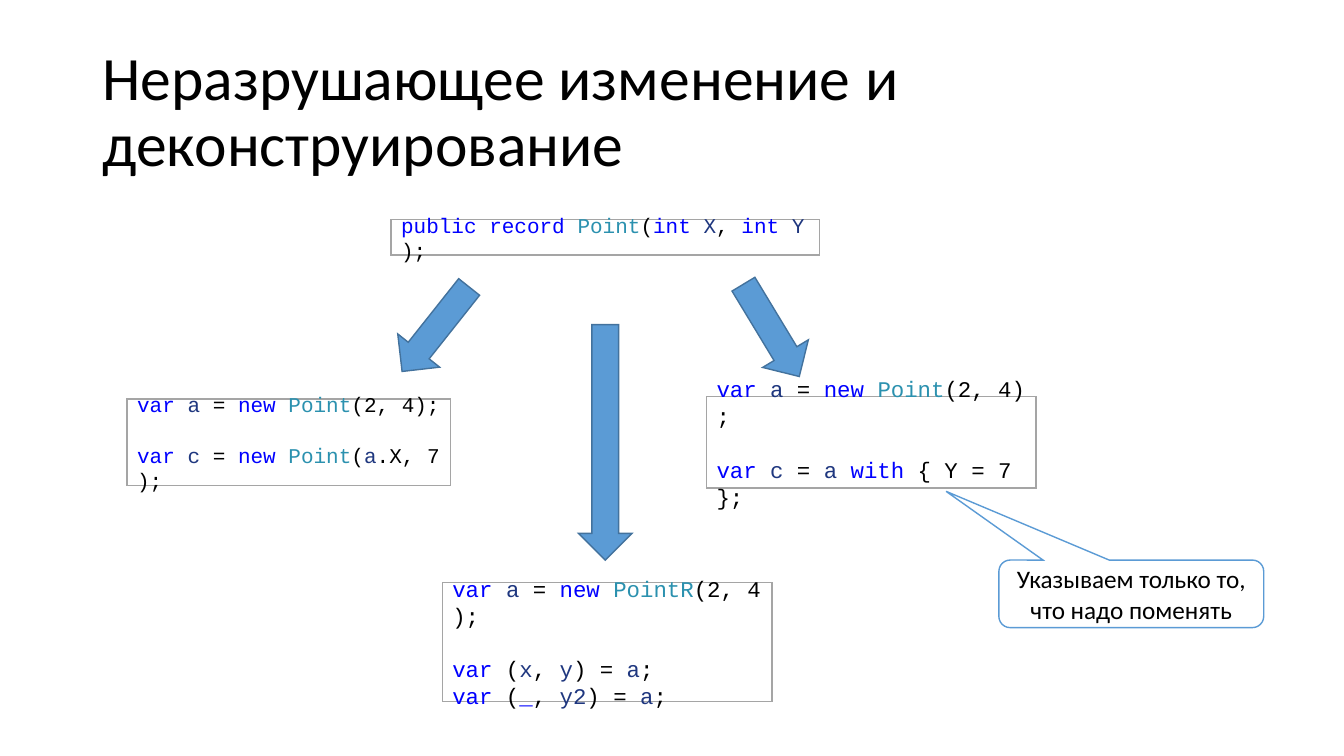
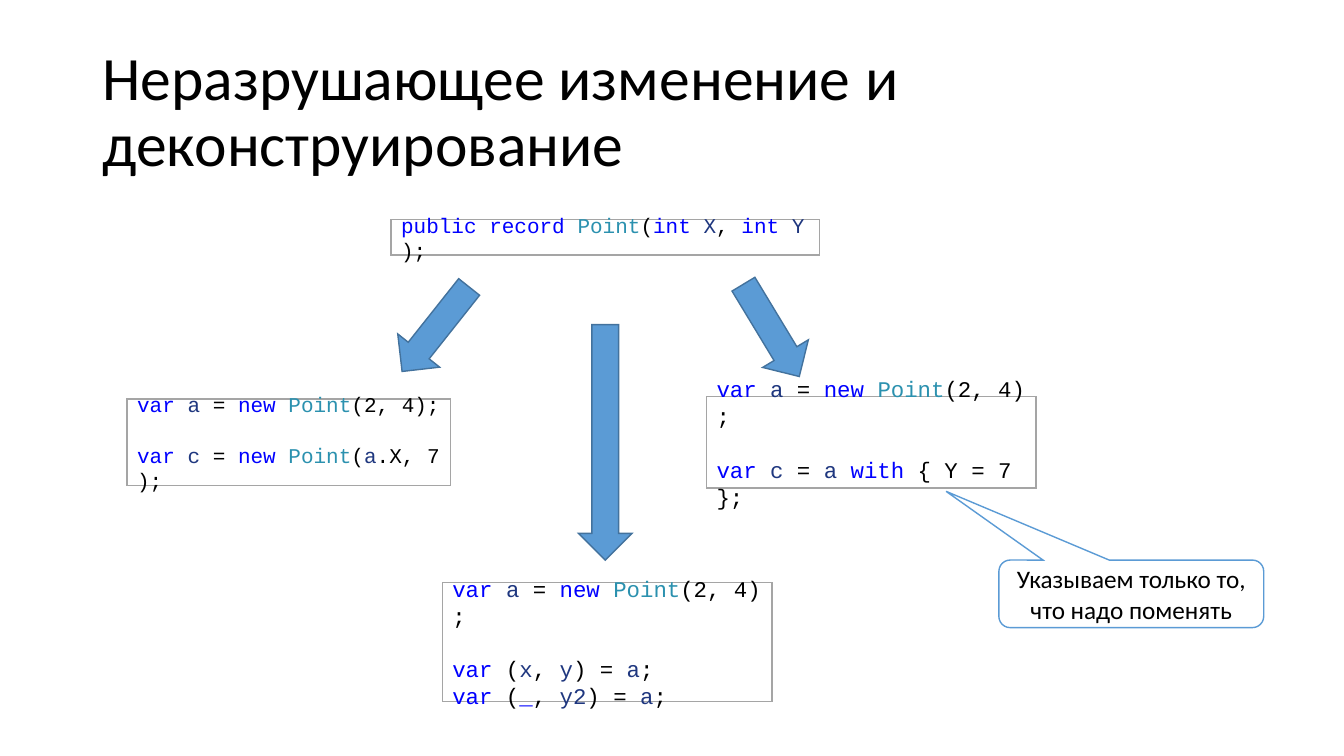
Before and after one commit to MihailRomanov/net_core_course, a slide deck: slide 19 of Modules/03. Type construction and Advanced C#/05. Tuples, records and anonymous types.pptx. Drawn at 1344x756 pixels with LibreOffice and Linux fonts; fonts in the diff are those of the drawing. Boxes give left, top, right and bottom in pixels: in the first picture for what was removed or moved away, otherwise in the second. Text is boxed around its words. In the diff, an @@ line names an element or a change of style, - is before the commit and + after.

Commit message:
Update lectures

```diff
--- a/Modules/03. Type construction and Advanced C#/05. Tuples, records and anonymous types.pptx
+++ b/Modules/03. Type construction and Advanced C#/05. Tuples, records and anonymous types.pptx
@@ text in rectangle at [452, 581, 761, 682]: text changed @@
-var a = new PointR(2, 4);
-var (x, y) = a;
+var a = new Point(2, 4);
+var (x, y) = a;
```
Also in this commit, not shown: 2 other files.
